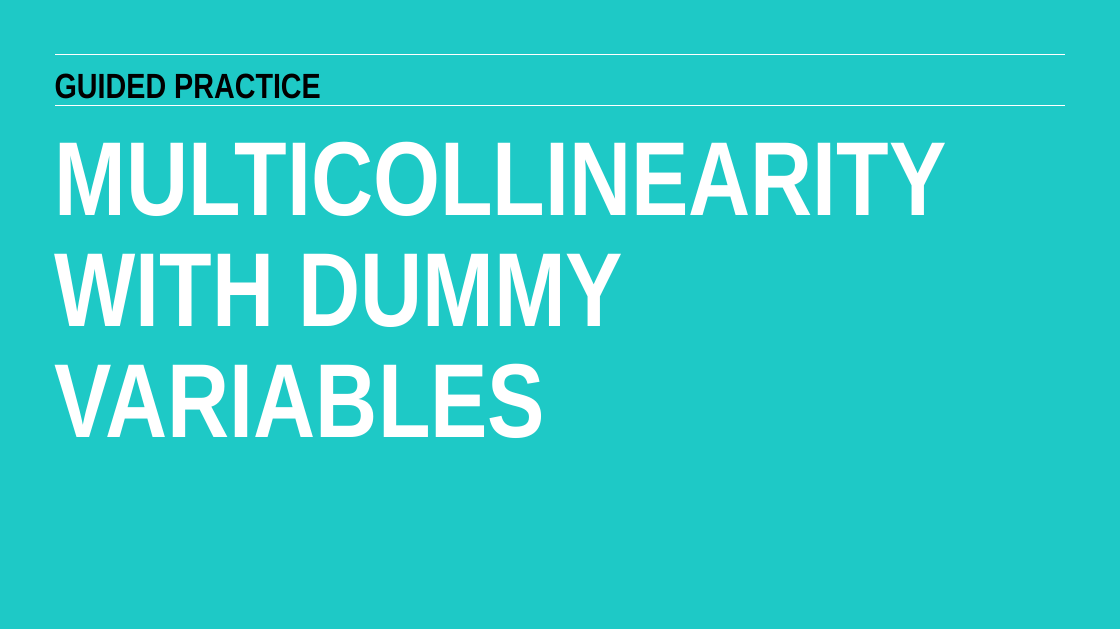
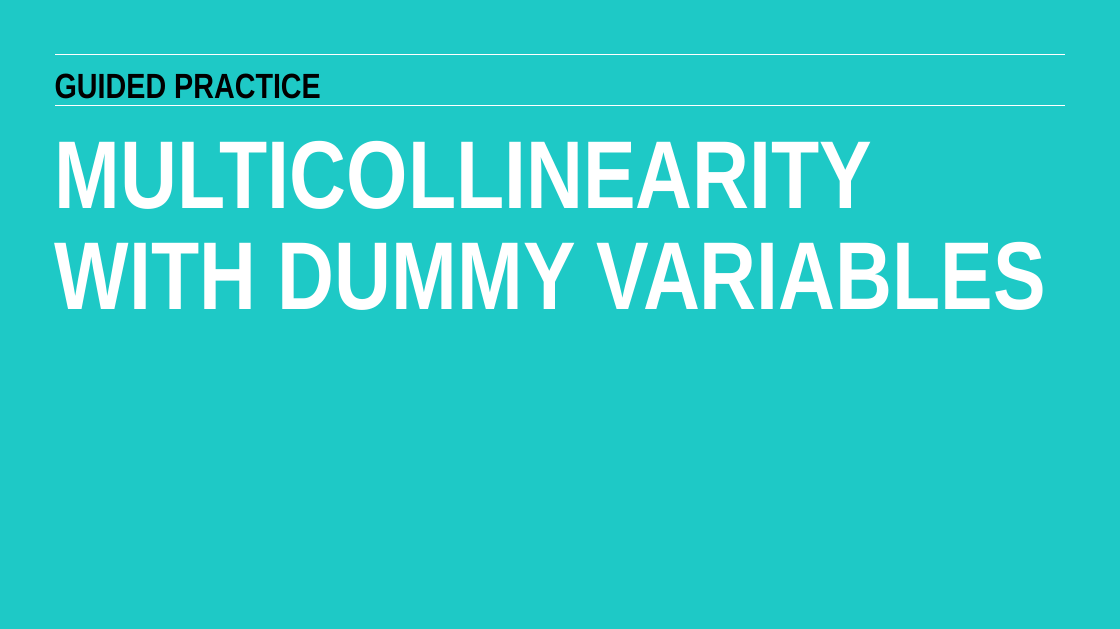
Before and after one commit to eflautt/ga-data-science, a slide deck: slide 32 of lessons/lesson-06/assets/slides/06-intro-to-regression-analysis.pptx. Drawn at 1120x629 pixels with LibreOffice and Linux fonts; fonts in the diff are those of the drawing. Boxes give left, top, right and bottom in pixels: in the first picture for what was removed or moved away, otherwise in the second. Text is boxed around its words. In the diff, an @@ line names an element or a change of style, - is before the commit and + after.

```diff
--- a/lessons/lesson-06/assets/slides/06-intro-to-regression-analysis.pptx
+++ b/lessons/lesson-06/assets/slides/06-intro-to-regression-analysis.pptx
@@ text "MULTICOLLINEARITY WITH DUMMY VARIABLES" at (55, 140, 1045, 310): size 96 to 88 pt @@
```
Also in this commit, not shown: 15 other slides changed, 24 other files.
